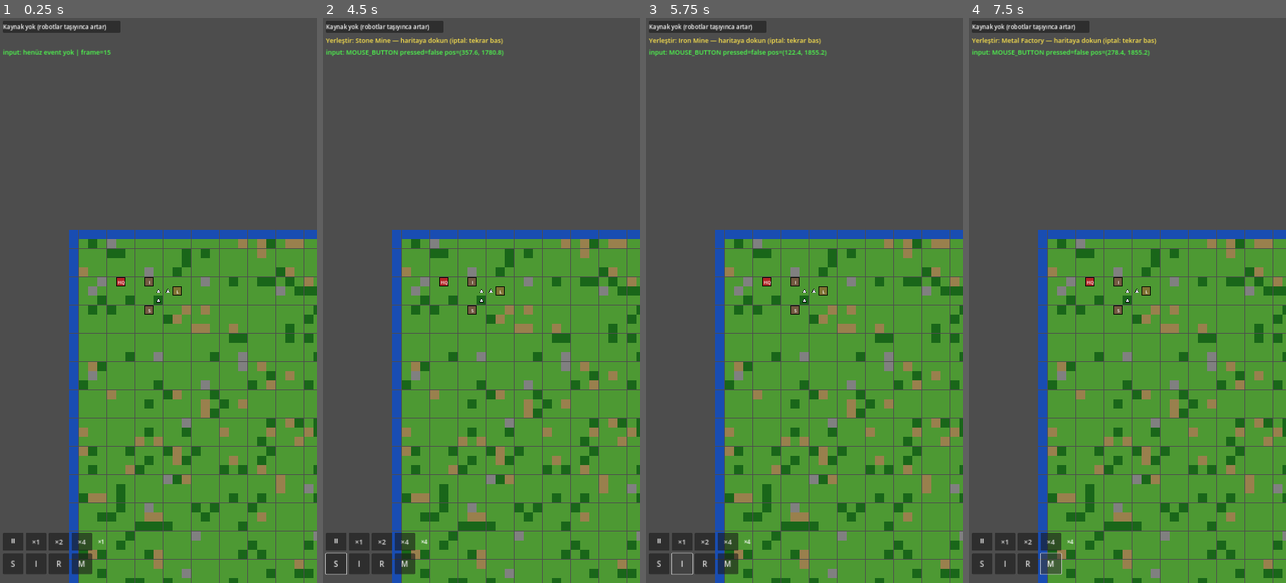
Above: before the commit, frames 1-4 (left to right).
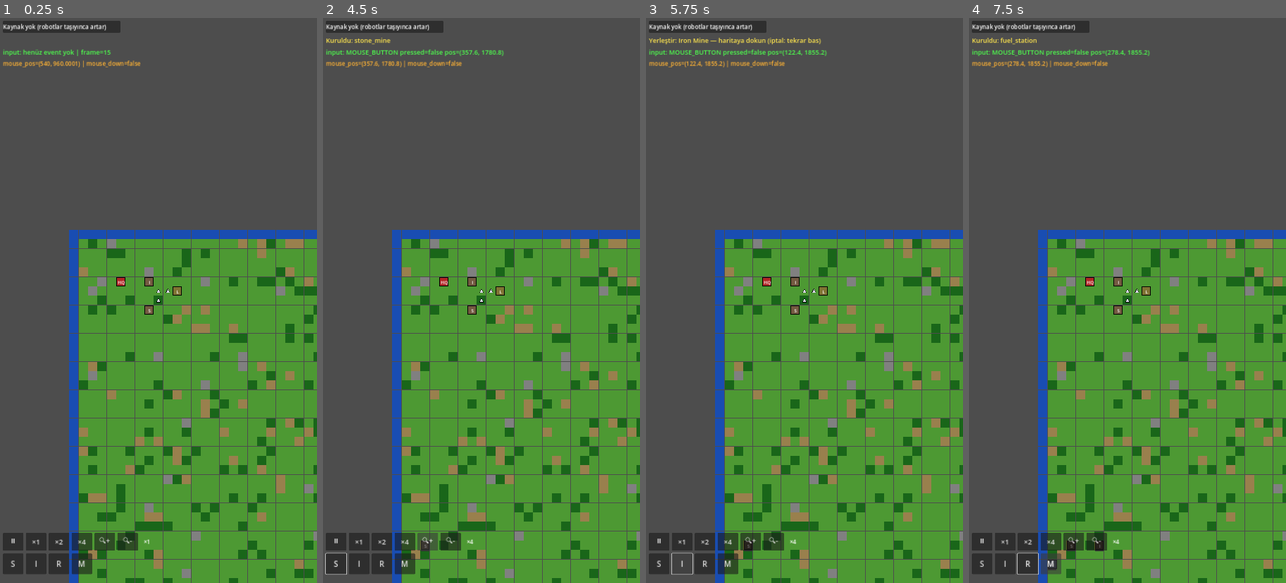
Above: after the commit, the same moments.

Repository: YigitcanOzay/robotic-planet-remaster
Game: Godot game, scene res://scenes/game/main_game.tscn
Same seed, same stepped clock (60 frames per second), same inputs: the game is played once before the commit and once after it.
Inputs (mouse positions are in pixels of both pictures, inside the frame that each line leads up to):
- Up to frame 1 (0.25 s): no input
- Up to frame 2 (4.5 s): click "⏸" at 0.5 s; click "×1" at 1.25 s; click "×2" at 2 s; click "×4" at 2.75 s; click "S" at 3.5 s; click (427, 543) at 4.25 s, where only the run after the commit has a clickable "🔍+"
- Up to frame 3 (5.75 s): click "I" at 5 s
- Up to frame 4 (7.5 s): click (1095, 543) at 5.75 s, where only the run after the commit has a clickable "🔍-"; click "R" at 6.5 s; click "M" at 7.25 s

The runs differ from the first frame. In frame 1, 0.7% of the frame differs, in the area x 0-48%, y 7-95%; in frame 2, 0.9%; in frame 3, 0.7%; in frame 4, 1.1%, in the area x 0-60%, y 3-99%.

Commit message:
fix: legacy export'a don + mouse event fallback (pan+yerlestirme+zoom butonlari)

Diff:
--- a/scripts/systems/CameraController.gd
+++ b/scripts/systems/CameraController.gd
@@ -12,6 +12,7 @@
 # Aktif dokunuşlar: index → son ekran pozisyonu
 var _touches: Dictionary = {}
 var _last_pinch_dist: float = -1.0
+var _mouse_dragging: bool = false  # YEDEK: mouse pan için
 
 var map_min := Vector2.ZERO
 var map_max := Vector2.ZERO
@@ -20,8 +21,15 @@
 	map_min = Vector2.ZERO
 	map_max = Vector2(w, h)
 
+func zoom_by(factor: float) -> void:
+	"""HUD butonlarından çağrılır — pinch zoom mouse ile mümkün olmadığında yedek kontrol."""
+	var new_zoom = clamp(zoom.x * factor, ZOOM_MIN, ZOOM_MAX)
+	zoom = Vector2(new_zoom, new_zoom)
+	_clamp_position()
+
 # =============================================================================
 func _input(event: InputEvent) -> void:
+	# --- GERÇEK TOUCH (bazı ortamlarda çalışır) ---
 	if event is InputEventScreenTouch:
 		if event.pressed:
 			_touches[event.index] = event.position
@@ -39,6 +47,18 @@
 		elif _touches.size() == 2:
 			# İki parmak → pinch zoom
 			_handle_pinch()
+
+	# --- YEDEK: MOUSE (legacy Android export'ta touch, mouse'a çevriliyor) ---
+	# Not: Mouse tek imleç olduğu için pinch-zoom mouse ile yapılamaz,
+	# bu yüzden sadece pan (sürükleme) buradan destekleniyor.
+	elif event is InputEventMouseButton:
+		if event.button_index == MOUSE_BUTTON_LEFT:
+			_mouse_dragging = event.pressed
+
+	elif event is InputEventMouseMotion:
+		if _mouse_dragging:
+			position -= event.relative / zoom
+			_clamp_position()
 
 func _handle_pinch() -> void:
 	var keys = _touches.keys()
--- a/scripts/systems/HUD.gd
+++ b/scripts/systems/HUD.gd
@@ -15,6 +15,7 @@
 var speed_label: Label
 var status_label: Label
 var debug_label: Label   # GEÇİCİ: input teşhisi için, sorun çözülünce kaldırılacak
+var debug_label2: Label  # GEÇİCİ: DisplayServer/Input singleton teşhisi
 var _frame_count: int = 0
 var _input_event_seen: bool = false
 
@@ -37,6 +38,12 @@
 	_frame_count += 1
 	if not _input_event_seen:
 		debug_label.text = "input: henüz event yok | frame=%d" % _frame_count
+
+	# GEÇİCİ: Input singleton'ının gerçek zamanlı durumu (event log'dan bağımsız)
+	if debug_label2:
+		var mp = get_viewport().get_mouse_position()
+		var mouse_down = Input.is_mouse_button_pressed(MOUSE_BUTTON_LEFT)
+		debug_label2.text = "mouse_pos=%s | mouse_down=%s" % [mp, mouse_down]
 
 # =============================================================================
 # UI OLUŞTUR
@@ -61,6 +68,14 @@
 	debug_label.add_theme_color_override("font_color", Color(0.3, 1, 0.3))
 	add_child(debug_label)
 
+	# --- GEÇİCİ: DisplayServer/Input singleton teşhis etiketi ---
+	debug_label2 = Label.new()
+	debug_label2.text = "DisplayServer: (henüz yok)"
+	debug_label2.position = Vector2(10, 140)
+	debug_label2.add_theme_font_size_override("font_size", 20)
+	debug_label2.add_theme_color_override("font_color", Color(1, 0.7, 0.2))
+	add_child(debug_label2)
+
 	# --- Durum etiketi (yerleştirme modu) ---
 	status_label = Label.new()
 	status_label.position = Vector2(10, 60)
@@ -80,6 +95,10 @@
 	_add_button(bottom, "×2", func(): game_manager.set_speed(2.0))
 	_add_button(bottom, "×4", func(): game_manager.set_speed(4.0))
 
+	# Zoom butonları (pinch mouse ile çalışmadığı için yedek kontrol)
+	_add_button(bottom, "🔍+", func(): _zoom_camera(1.2))
+	_add_button(bottom, "🔍-", func(): _zoom_camera(1.0 / 1.2))
+
 	speed_label = Label.new()
 	speed_label.text = "  ×1  "
 	speed_label.add_theme_font_size_override("font_size", 20)
@@ -101,6 +120,10 @@
 		_add_build_button(build_row, label_text, key)
 
 # =============================================================================
+func _zoom_camera(factor: float) -> void:
+	if camera and camera.has_method("zoom_by"):
+		camera.zoom_by(factor)
+
 func _add_button(parent: Node, text: String, callback: Callable) -> void:
 	var b = Button.new()
 	b.text = text
@@ -143,10 +166,14 @@
 
 	if placing_key == "":
 		return
-	# Ekrana dokunma → grid pozisyonuna bina koy
+	# Ekrana dokunma → grid pozisyonuna bina koy (gerçek touch ortamı)
 	if event is InputEventScreenTouch and event.pressed:
 		_try_place_at_screen(event.position)
 		get_viewport().set_input_as_handled()  # kamera bu dokunuşu görmesin
+	# YEDEK: mouse click (legacy Android export'ta touch, mouse'a çevriliyor)
+	elif event is InputEventMouseButton and event.pressed and event.button_index == MOUSE_BUTTON_LEFT:
+		_try_place_at_screen(event.position)
+		get_viewport().set_input_as_handled()
 
 func _try_place_at_screen(screen_pos: Vector2) -> void:
 	if camera == null or map_system == null:
Not shown, changed: .github/workflows/build_apk.yml
